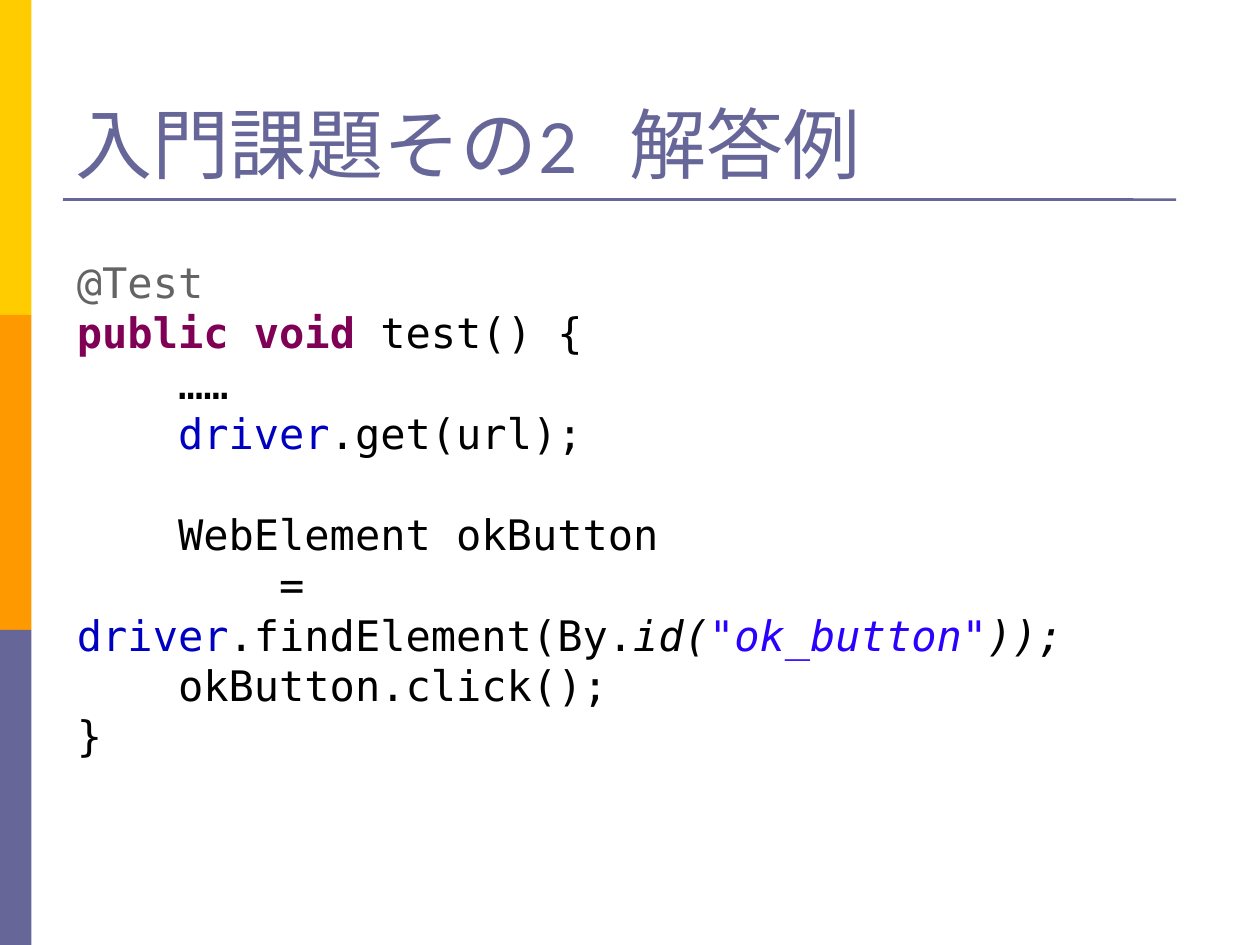
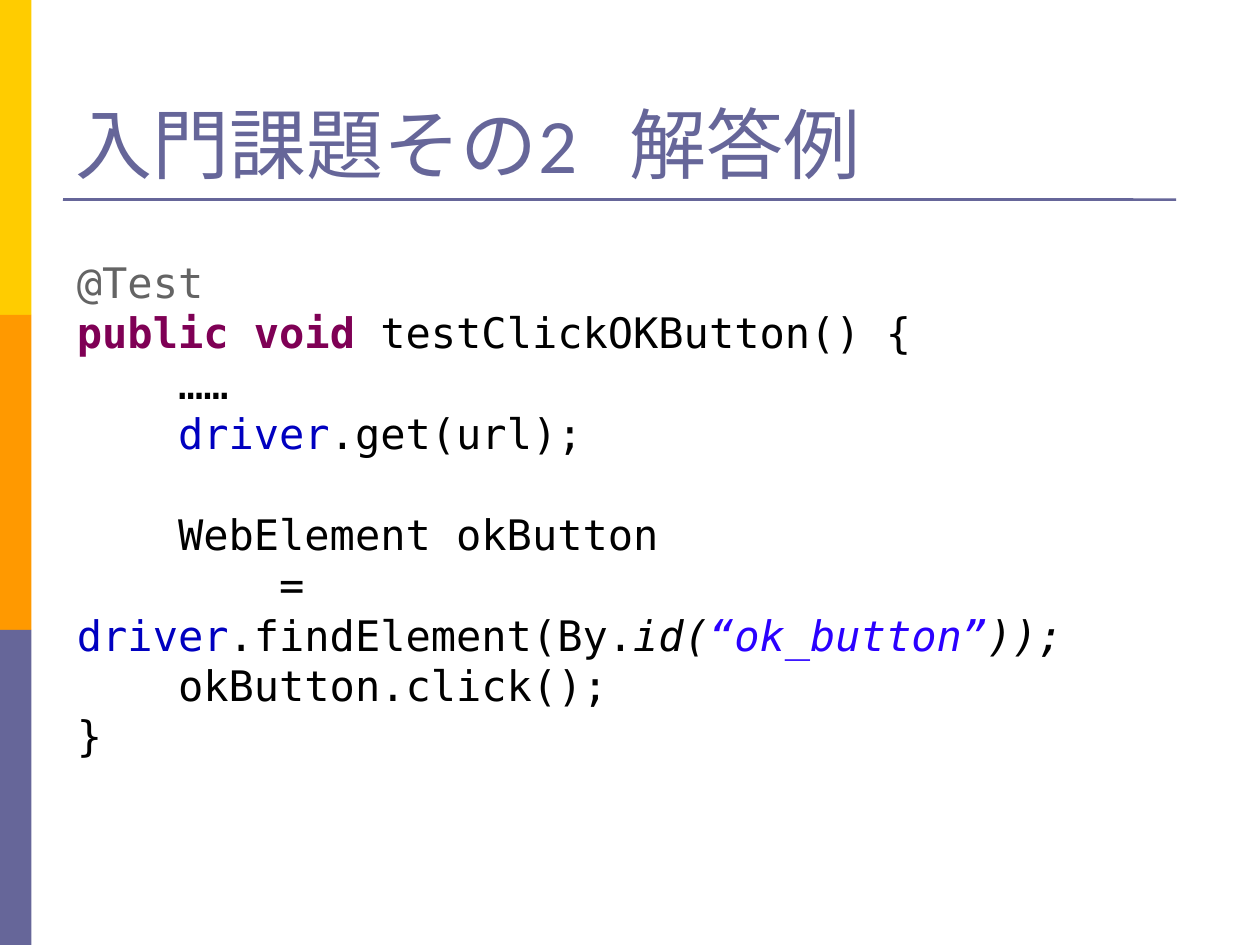
Before and after one commit to takuY-U2/STARHotel, a slide deck: slide 19 of teacher/Slide.ppt (slide 18 before the commit). Drawn at 1260x945 pixels with LibreOffice and Linux fonts; fonts in the diff are those of the drawing. Boxes give left, top, right and bottom in pixels: in the first picture for what was removed or moved away, otherwise in the second. Text is boxed around its words. In the diff, an @@ line names an element or a change of style, - is before the commit and + after.

Commit message:
refator test method name

```diff
--- a/teacher/Slide.ppt
+++ b/teacher/Slide.ppt
@@ text at bbox=[77, 314, 860, 357]: text changed; text colour #7F0055 to #000000; bold off @@
-public void test() {
+public void testClickOKButton() {
@@ text at bbox=[77, 619, 1063, 660]: text changed @@
-= driver.findElement(By.id("ok_button"));
+= driver.findElement(By.id(“ok_button”));
```
Also in this commit, not shown: 10 other slides changed, 1 slide added, 17 other files.
